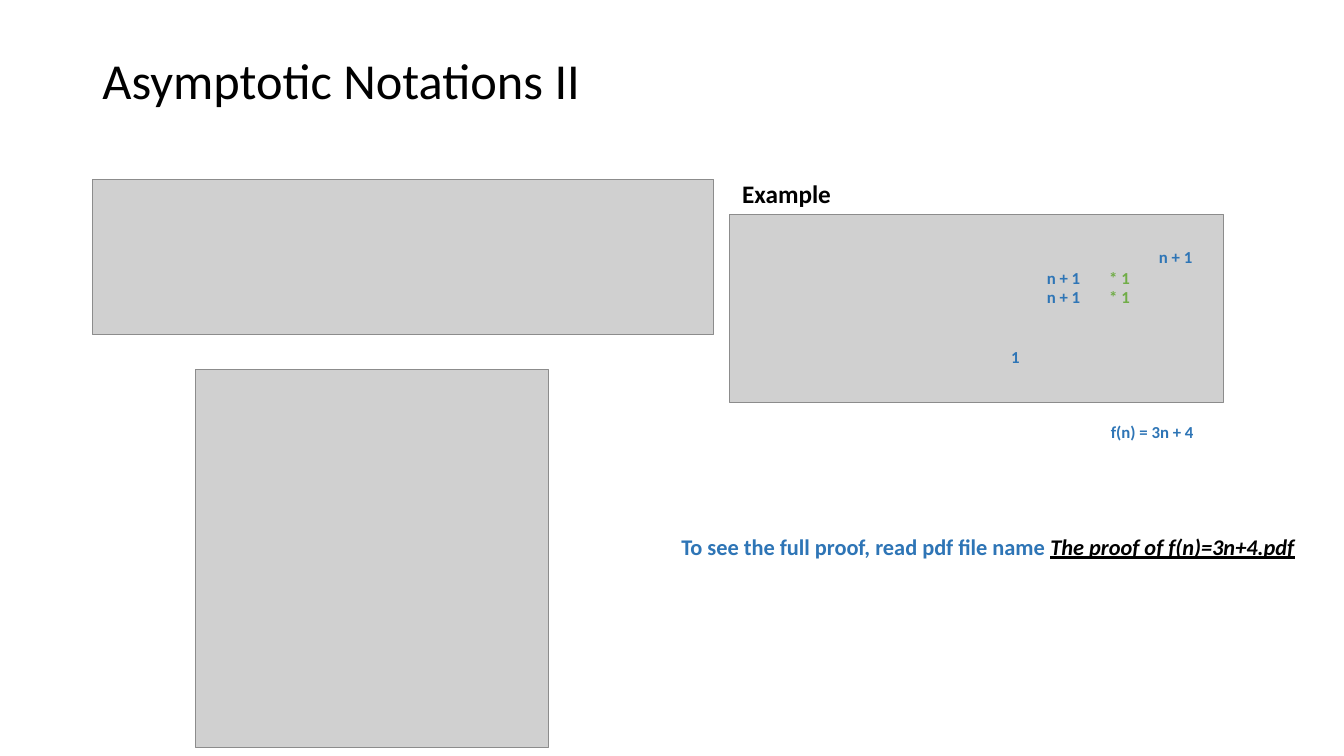
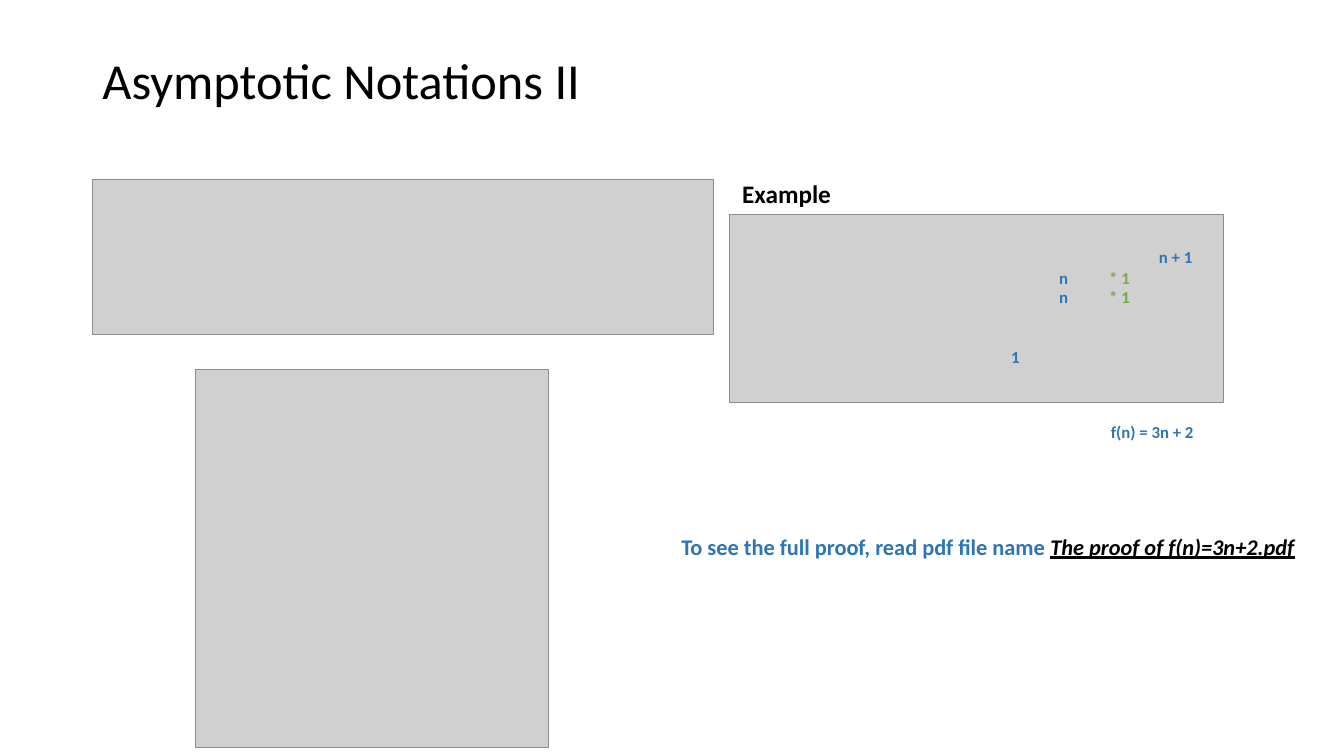
Before and after one commit to Java-TravisCI-352-Shehab/COEN-352-Lab-2, a slide deck: slide 18 of Lab 2/Data structure and algorithm Tutorial 2.pptx. Drawn at 1344x756 pixels with LibreOffice and Linux fonts; fonts in the diff are those of the drawing; grey boxes stand for pictures. Boxes give left, top, right and bottom in pixels: in the first picture for what was removed or moved away, otherwise in the second. Text is boxed around its words. In the diff, an @@ line names an element or a change of style, - is before the commit and + after.

Commit message:
Update the proof file

```diff
--- a/Lab 2/Data structure and algorithm Tutorial 2.pptx
+++ b/Lab 2/Data structure and algorithm Tutorial 2.pptx
@@ text at bbox=[1059, 276, 1068, 284]: text changed @@
-n + 1
+n
@@ text at bbox=[1059, 295, 1068, 303]: text changed @@
-n + 1
+n
@@ text at bbox=[1111, 425, 1193, 441]: text changed @@
-f(n) = 3n + 4
+f(n) = 3n + 2
@@ text at bbox=[681, 538, 1294, 559]: text changed @@
-To see the full proof, read pdf file name The proof of f(n)=3n+4.pdf
+To see the full proof, read pdf file name The proof of f(n)=3n+2.pdf
```
Also in this commit, not shown: 2 other files.
